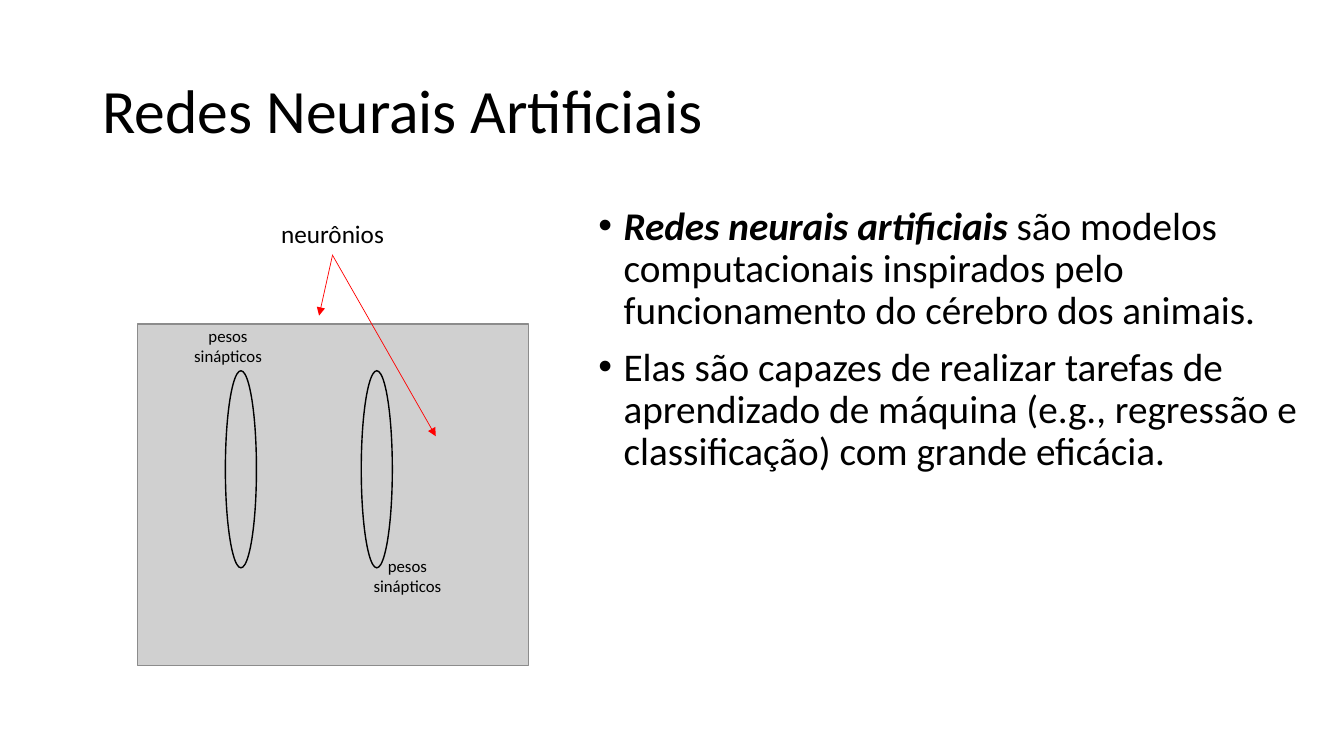
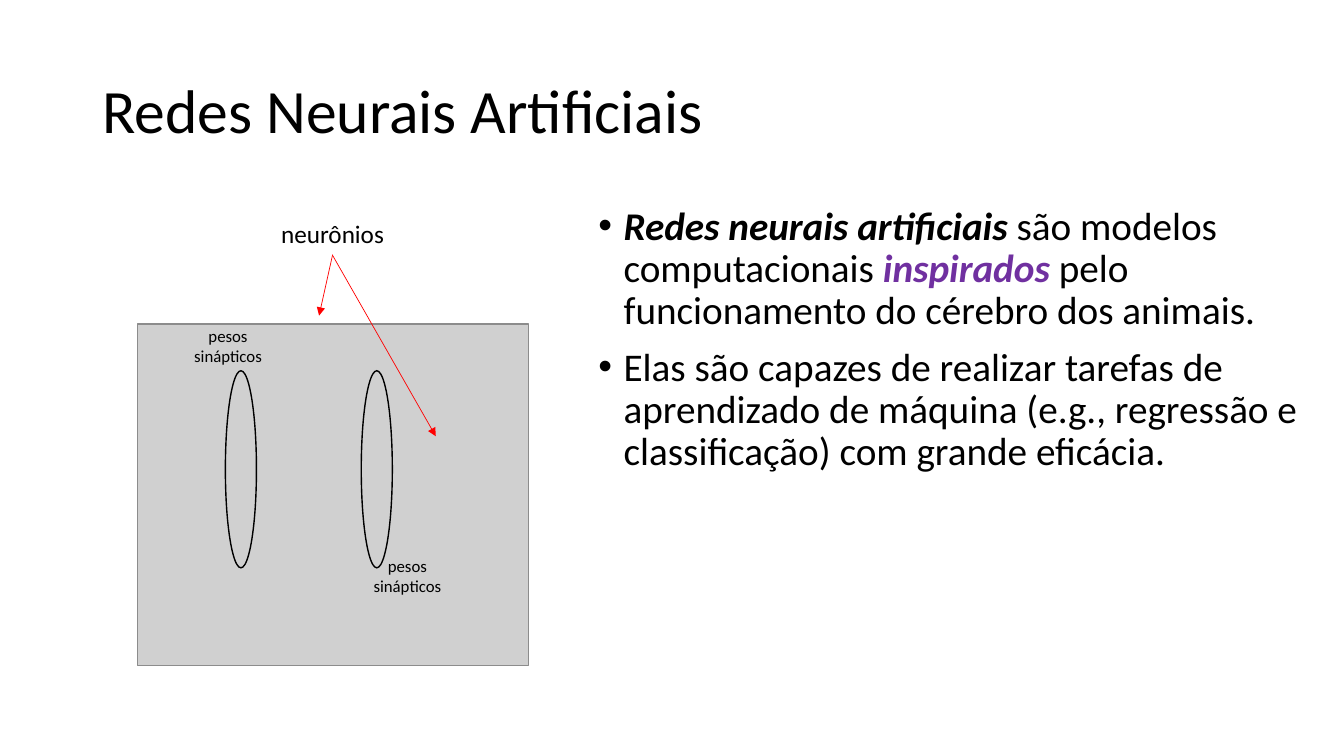
Before and after one commit to zz4fap/t320_aprendizado_de_maquina, a slide deck: slide 3 of slides/T320_Redes_Neurais_Artificiais (Parte I).pptx. Drawn at 1344x756 pixels with LibreOffice and Linux fonts; fonts in the diff are those of the drawing; grey boxes stand for pictures. Boxes give left, top, right and bottom in pixels: in the first picture for what was removed or moved away, otherwise in the second. Text is boxed around its words. In the diff, an @@ line names an element or a change of style, - is before the commit and + after.

```diff
--- a/slides/T320_Redes_Neurais_Artificiais (Parte I).pptx
+++ b/slides/T320_Redes_Neurais_Artificiais (Parte I).pptx
@@ text at (624,212,1255,325): text colour #000000 to #7030A0, bold on, italic on in "inspirados" @@
```
Also in this commit, not shown: 9 other slides changed, 1 other file.
